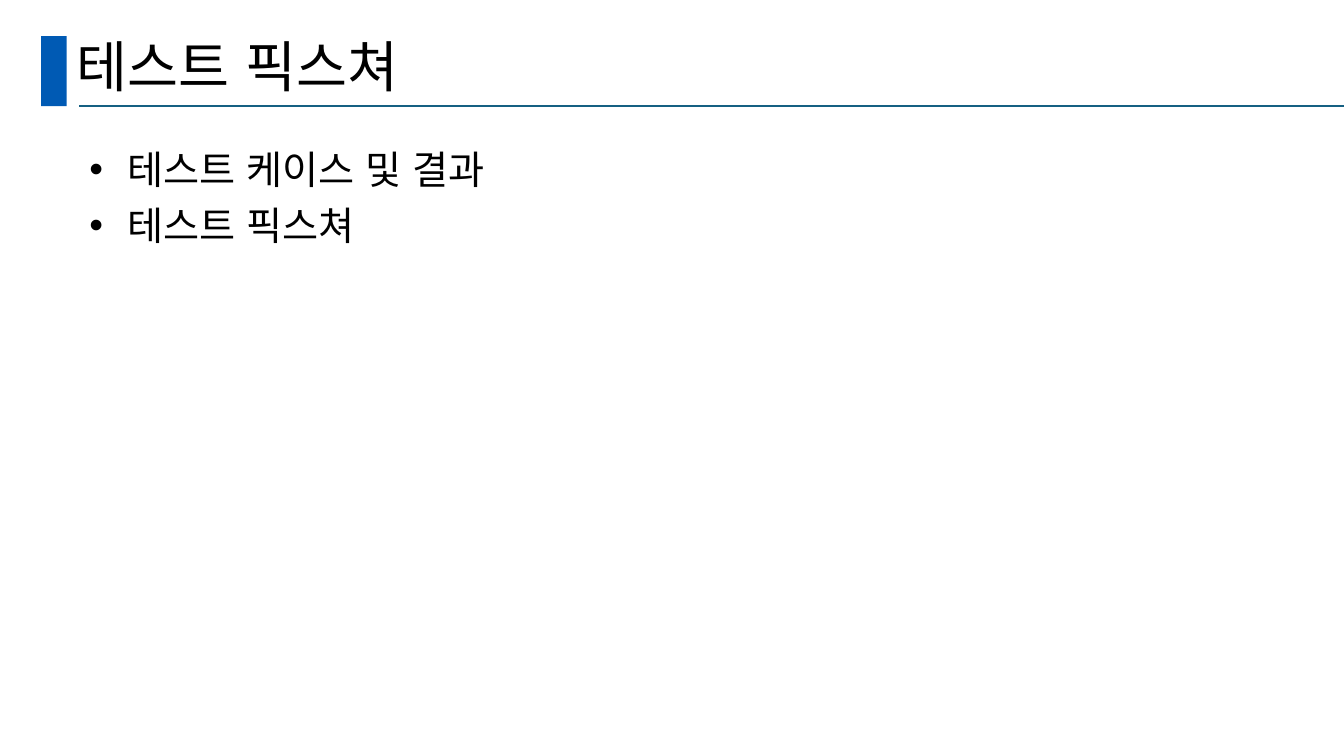
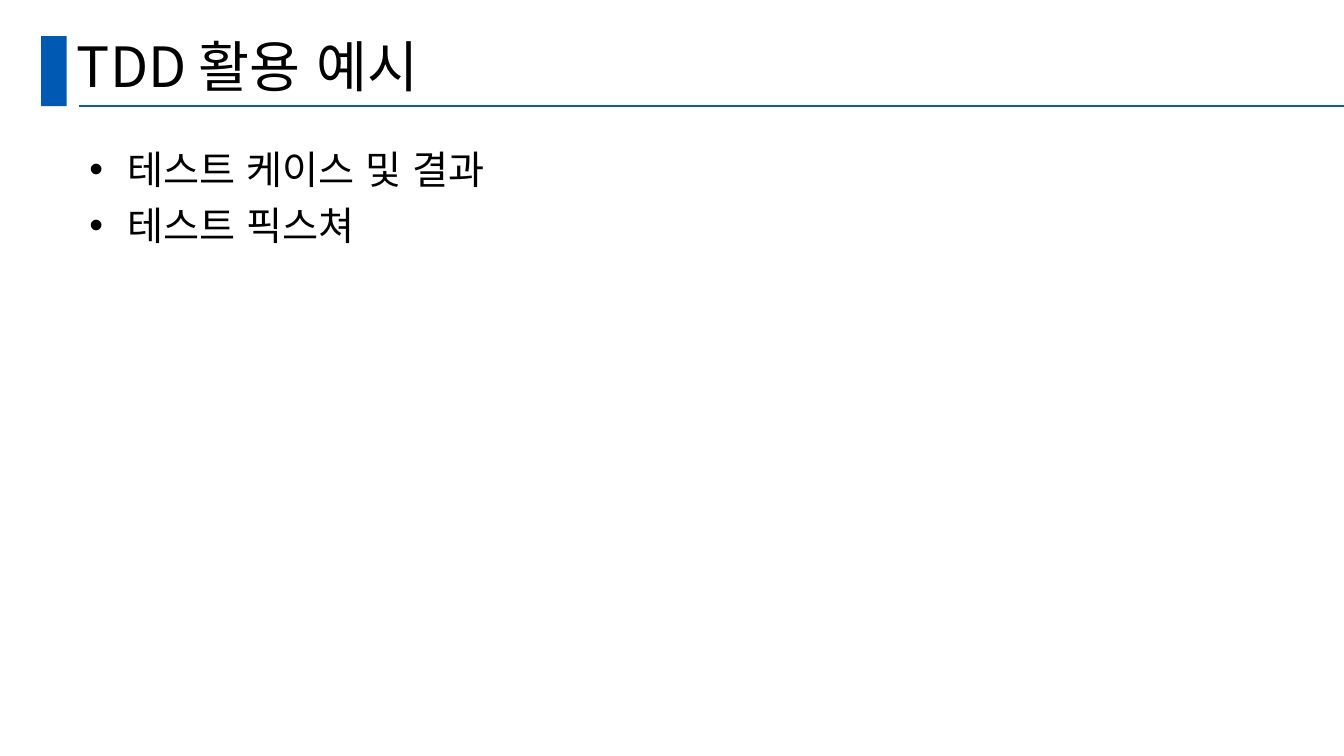
Before and after one commit to hy-ra-na/presentation_Americano, a slide deck: slide 7 of 발표양식.pptx (slide 9 before the commit). Drawn at 1344x756 pixels with LibreOffice and Linux fonts; fonts in the diff are those of the drawing. Boxes give left, top, right and bottom in pixels: in the first picture for what was removed or moved away, otherwise in the second. Text is boxed around its words. In the diff, an @@ line names an element or a change of style, - is before the commit and + after.

```diff
--- a/발표양식.pptx
+++ b/발표양식.pptx
@@ title at bbox=[77, 40, 418, 92]: text changed @@
-테스트 픽스쳐
+TDD 활용 예시
```
Also in this commit, not shown: 3 other slides changed, 2 slides added, 9 slides removed.
